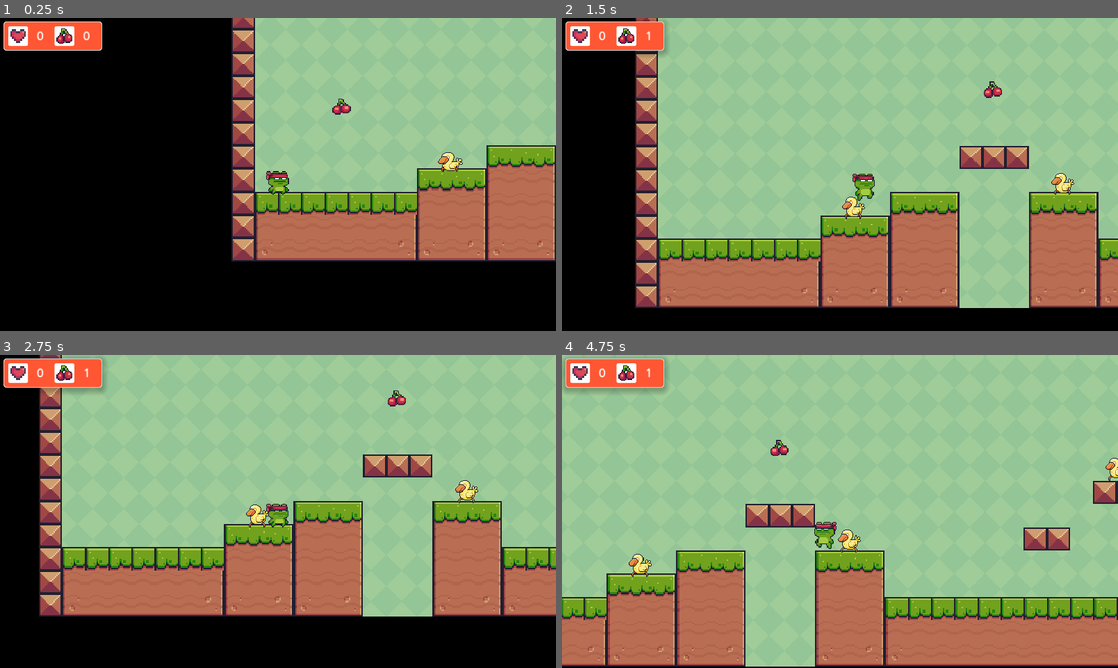
Above: before the commit, frames 1-4 (two rows, left to right).
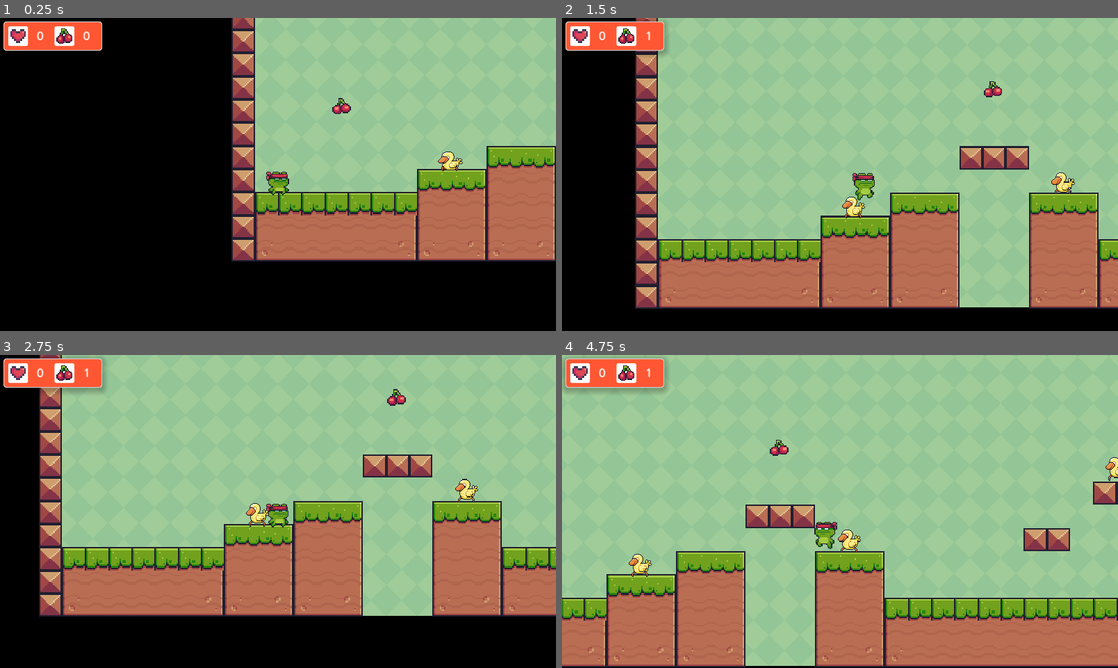
Above: after the commit, the same moments.

Repository: juanmagelay/2d-platformer-videogame
Game: Godot game, scene res://scenes/level1.tscn
Same seed, same stepped clock (60 frames per second), same inputs: the game is played once before the commit and once after it. This scene is started directly instead of the project's main scene.
Inputs:
- Up to frame 1 (0.25 s): no input
- Up to frame 2 (1.5 s): hold Right (right) from 0.53 s (still down); tap Up (jump) at 0.77 s
- Up to frame 3 (2.75 s): tap Up (jump) at 1.52 s; release Right (right) at 2.03 s; hold Left (left) from 2.03 s (still down)
- Up to frame 4 (4.75 s): release Left (left) at 2.78 s; hold Right (right) 2.78-4.28 s; tap Up (jump) at 3.02, 3.77, 4.52 s; hold Left (left) from 4.28 s (still down)

The runs differ from the first frame. In frame 1, 1.1% of the frame differs, in the area x 41-100%, y 1-77%; in frame 2, 2.5%; in frame 3, 0.8%; in frame 4, 2.9%, in the area x 0-100%, y 27-100%.

Commit message:
Kill zone scene and node applied to level 1 and 2

Diff:
--- /dev/null
+++ b/scenes/kill_zone.gd
@@ -0,0 +1,5 @@
+extends Area2D
+
+func _on_body_entered(body: Node2D) -> void:
+	print("You died.")
+	get_tree().reload_current_scene()
--- /dev/null
+++ b/scenes/kill_zone.tscn
@@ -0,0 +1,13 @@
+[gd_scene load_steps=3 format=3 uid="uid://dlsy6npyo76ln"]
+
+[ext_resource type="Script" path="res://scenes/kill_zone.gd" id="1_1omoa"]
+
+[sub_resource type="WorldBoundaryShape2D" id="WorldBoundaryShape2D_f6aee"]
+
+[node name="KillZone" type="Area2D"]
+script = ExtResource("1_1omoa")
+
+[node name="CollisionShape2D" type="CollisionShape2D" parent="."]
+shape = SubResource("WorldBoundaryShape2D_f6aee")
+
+[connection signal="body_entered" from="." to="." method="_on_body_entered"]
--- a/scenes/level1.tscn
+++ b/scenes/level1.tscn
@@ -11,6 +11,7 @@
 [ext_resource type="Texture2D" uid="uid://e0xhopuv0m45" path="res://Smart Heart.png" id="9_g5oaj"]
 [ext_resource type="Texture2D" uid="uid://b85lmnu8mvx8j" path="res://Cherries1.png" id="10_d5dol"]
 [ext_resource type="FontFile" uid="uid://b4fjrdaswn533" path="res://Quicksand-SemiBold.ttf" id="10_mldyo"]
+[ext_resource type="PackedScene" uid="uid://dlsy6npyo76ln" path="res://scenes/kill_zone.tscn" id="12_tvj17"]
 
 [sub_resource type="TileSetAtlasSource" id="TileSetAtlasSource_hlpym"]
 texture = ExtResource("3_qpkuu")
@@ -268,6 +269,8 @@
 corner_radius_bottom_right = 4
 corner_radius_bottom_left = 4
 
+[sub_resource type="WorldBoundaryShape2D" id="WorldBoundaryShape2D_3fmbw"]
+
 [node name="Node" type="Node"]
 
 [node name="GameManager" type="Node" parent="."]
@@ -290,6 +293,7 @@
 
 [node name="TileMapLayer" type="TileMapLayer" parent="SceneObjects"]
 texture_filter = 1
+position = Vector2(0, 2)
 scale = Vector2(3, 3)
 tile_map_data = PackedByteArray("AAAAAAsAAAAGAAAAAAABAAsAAAAGAAAAAAACAAsAAAAGAAAAAAADAAsAAAAGAAAAAAAEAAsAAAAGAAAAAAAFAA …(3424 unchanged characters)…
 tile_set = SubResource("TileSet_ywptn")
@@ -438,3 +442,9 @@
 text = "0"
 horizontal_alignment = 1
 vertical_alignment = 1
+
+[node name="KillZone" parent="." instance=ExtResource("12_tvj17")]
+position = Vector2(697, 726)
+
+[node name="CollisionShapeKillZone" type="CollisionShape2D" parent="KillZone"]
+shape = SubResource("WorldBoundaryShape2D_3fmbw")
--- a/scenes/level2.tscn
+++ b/scenes/level2.tscn
@@ -11,6 +11,7 @@
 [ext_resource type="Texture2D" uid="uid://e0xhopuv0m45" path="res://Smart Heart.png" id="9_g2mf4"]
 [ext_resource type="FontFile" uid="uid://b4fjrdaswn533" path="res://Quicksand-SemiBold.ttf" id="10_5ku0y"]
 [ext_resource type="Texture2D" uid="uid://b85lmnu8mvx8j" path="res://Cherries1.png" id="11_2lktj"]
+[ext_resource type="PackedScene" uid="uid://dlsy6npyo76ln" path="res://scenes/kill_zone.tscn" id="12_v68m8"]
 
 [sub_resource type="TileSetAtlasSource" id="TileSetAtlasSource_hlpym"]
 texture = ExtResource("3_rxotd")
@@ -290,6 +291,8 @@
 corner_radius_bottom_right = 4
 corner_radius_bottom_left = 4
 
+[sub_resource type="WorldBoundaryShape2D" id="WorldBoundaryShape2D_5t2h8"]
+
 [node name="Node" type="Node"]
 
 [node name="GameManager" type="Node" parent="."]
@@ -459,3 +462,9 @@
 text = "0"
 horizontal_alignment = 1
 vertical_alignment = 1
+
+[node name="KillZone" parent="." instance=ExtResource("12_v68m8")]
+position = Vector2(697, 726)
+
+[node name="CollisionShapeKillZone" type="CollisionShape2D" parent="KillZone"]
+shape = SubResource("WorldBoundaryShape2D_5t2h8")
Not shown: 1 places in scenes/level1.tscn that only renumber resources
Not shown: 1 places in scenes/level2.tscn that only renumber resources
